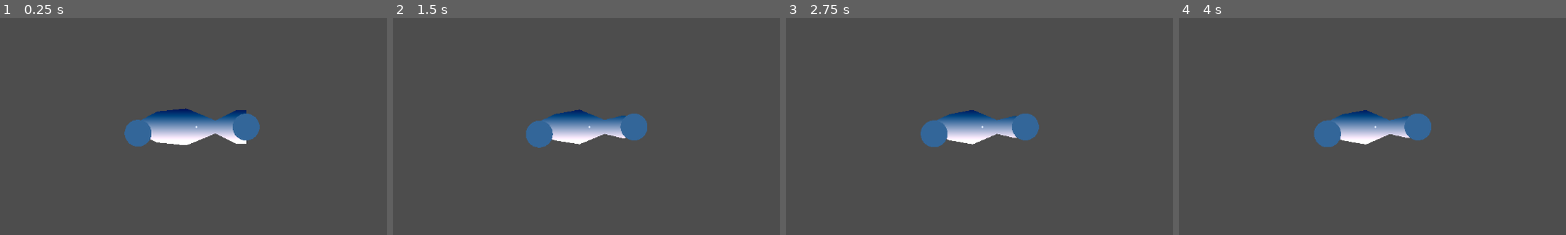
Above: before the commit, frames 1-4 (left to right).
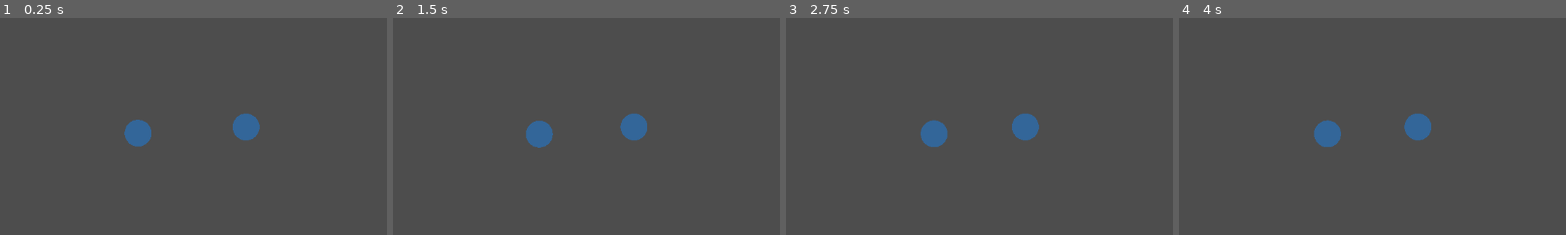
Above: after the commit, the same moments.

Repository: FromAriel/Experiments
Game: Godot game, scene res://scenes/SoftBodyFishPrototype.tscn
The game is run twice, just before and just after one commit, with the same random seed, the same clock (stepped at 60 frames per second) and the same inputs.
Inputs (mouse positions are % of the whole screen's width and height, from its top left):
- Up to frame 1 (0.25 s): no input
- Up to frame 2 (1.5 s): move the mouse to (72, 45) at 0.52 s; click (72, 45) at 0.67 s; drag from (30, 55) to (45, 70) at 1.27 s
- Up to frame 3 (2.75 s): tap Enter at 2 s; move the mouse to (60, 28) at 2.02 s; click (60, 28) at 2.17 s
- Up to frame 4 (4 s): tap Space at 2.75 s; drag from (45, 70) to (20, 35) at 2.77 s; tap Enter at 3.5 s; move the mouse to (80, 65) at 3.52 s; click (80, 65) at 3.67 s
The pictures show only the part of the screen within x 25-75%, y 25-75%; the shares and areas given below are measured in that part.

The runs differ from the first frame. In frame 1, 3.0% of the frame differs, in the area x 36-64%, y 41-59%; in frame 2, 2.2%; in frame 3, 2.1%; in frame 4, 2.1%.
Error after the commit: Invalid assignment of property or key 'closed' with value of type 'bool' on a base object of type 'Curve2D'. (res://scripts/SoftBodyFish.gd:148)

Commit message:
feat(softbody): smooth fish polygon with Curve2D

Diff:
--- a/BOIDFIsh/prototypes/softbody_fish/scripts/SoftBodyFish.gd
+++ b/BOIDFIsh/prototypes/softbody_fish/scripts/SoftBodyFish.gd
@@ -42,6 +42,8 @@
 @export var FB_wobble_amp_IN: float = 0.4
 @export var FB_breath_amp_IN: float = 0.2
 @export var FB_gizmo_radius_IN: float = 20.0
+@export_range(0.1, 0.8, 0.05) var FB_handle_frac_IN: float = 0.4
+@export_range(8, 64, 1) var FB_tessellation_steps_IN: int = 32
 @onready var FB_head_node_RD: Node2D = $HeadControl
 @onready var FB_tail_node_RD: Node2D = $TailControl
 
@@ -53,6 +55,10 @@
 var FB_head_drag_UP: bool = false
 var FB_tail_drag_UP: bool = false
 var _mat: ShaderMaterial
+var FB_curve_UP: Curve2D = Curve2D.new()
+var FB_poly_cache_UP: PackedVector2Array = PackedVector2Array()
+var FB_uv_cache_UP: PackedVector2Array = PackedVector2Array()
+var FB_last_valid_SH: PackedVector2Array = PackedVector2Array()
 
 
 func _ready() -> void:
@@ -129,12 +135,37 @@
         FB_node_vels_UP[b] -= force
 
 
+func _FB_update_polygon_IN() -> void:
+    FB_curve_UP.clear_points()
+    var count: int = FB_nodes_UP.size()
+    for i in count:
+        var prev: Vector2 = FB_nodes_UP[(i - 1 + count) % count]
+        var next: Vector2 = FB_nodes_UP[(i + 1) % count]
+        var pos: Vector2 = FB_nodes_UP[i]
+        var in_handle: Vector2 = (prev - pos) * FB_handle_frac_IN
+        var out_handle: Vector2 = (next - pos) * FB_handle_frac_IN
+        FB_curve_UP.add_point(pos, in_handle, out_handle)
+    FB_curve_UP.closed = true
+
+    var pts: PackedVector2Array = FB_curve_UP.tessellate(FB_tessellation_steps_IN)
+    var check := Geometry2D.triangulate_polygon(pts)
+    if check.size() > 0:
+        FB_poly_cache_UP = pts
+        FB_uv_cache_UP.resize(pts.size())
+        for i in pts.size():
+            FB_uv_cache_UP[i] = pts[i] * 0.05 + Vector2(0.5, 0.5)
+        FB_last_valid_SH = FB_poly_cache_UP
+    elif FB_last_valid_SH.size() > 0:
+        FB_poly_cache_UP = FB_last_valid_SH
+        FB_uv_cache_UP.resize(FB_poly_cache_UP.size())
+        for i in FB_poly_cache_UP.size():
+            FB_uv_cache_UP[i] = FB_poly_cache_UP[i] * 0.05 + Vector2(0.5, 0.5)
+
+
 func _draw() -> void:
-    var points: PackedVector2Array = PackedVector2Array(FB_nodes_UP)
-    var uvs: PackedVector2Array = PackedVector2Array()
-    for p in FB_nodes_UP:
-        uvs.append(p * 0.05 + Vector2(0.5, 0.5))
-    draw_polygon(points, [], uvs)
+    _FB_update_polygon_IN()
+    if FB_poly_cache_UP.size() > 2:
+        draw_polygon(FB_poly_cache_UP, [], FB_uv_cache_UP)
     draw_circle(FB_head_node_RD.position, FB_gizmo_radius_IN, Color.RED)
     draw_circle(FB_tail_node_RD.position, FB_gizmo_radius_IN, Color.GREEN)
 
Not shown, changed: BOIDFIsh/CHANGE_LOG.md
Not shown, changed: BOIDFIsh/TODO.md
